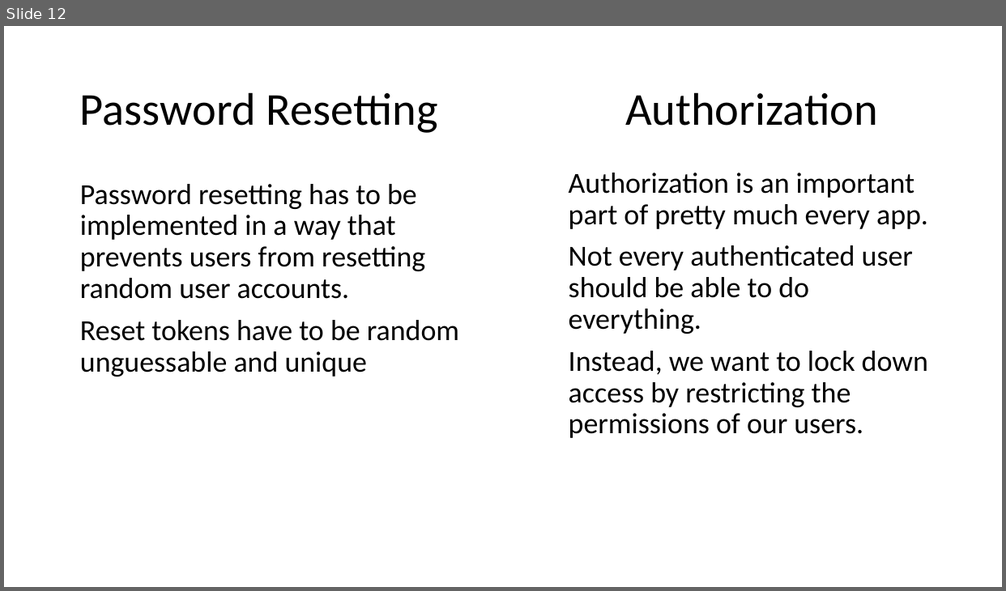
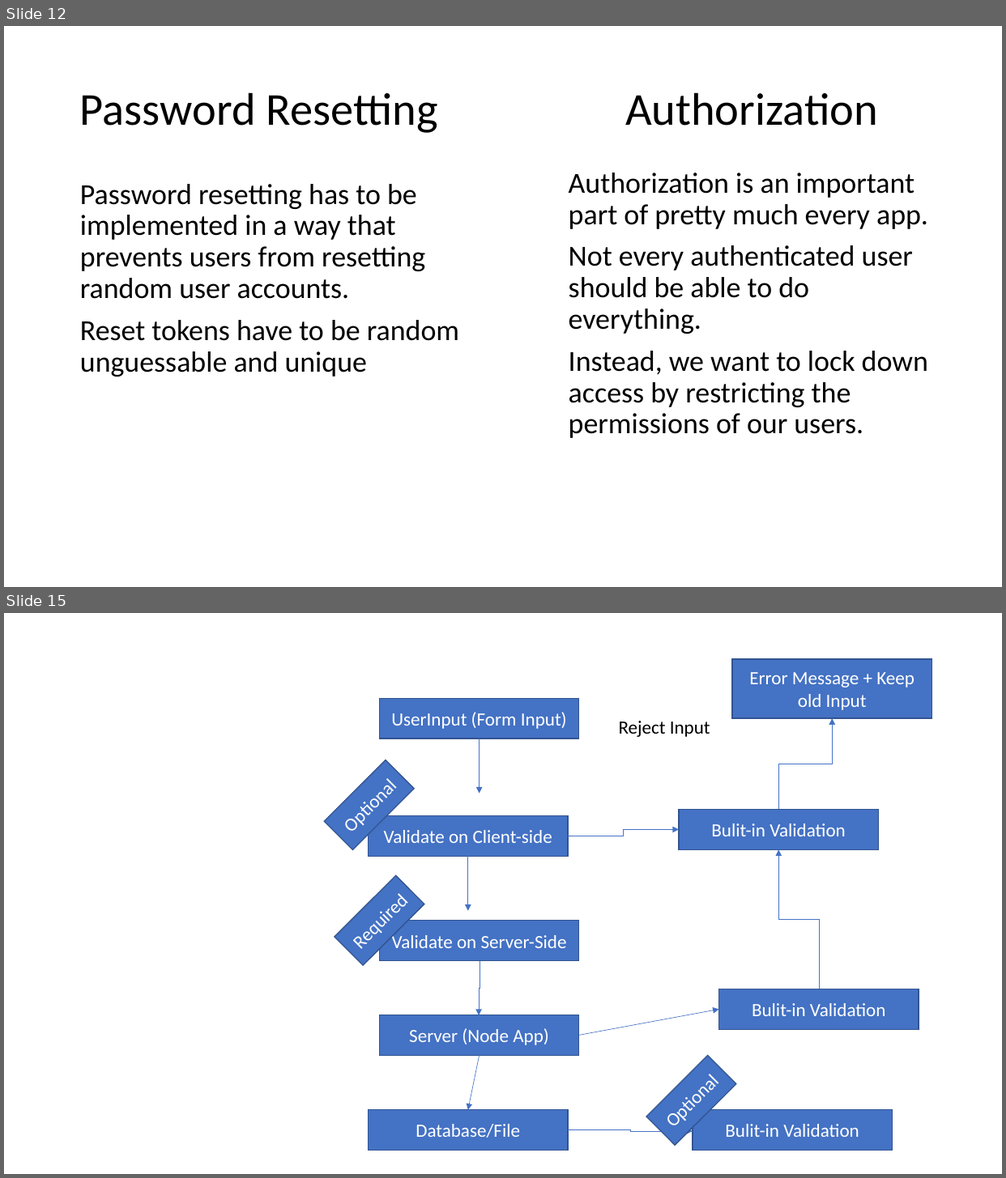
Before and after one commit to PiyushChaturvedii/batch03, a slide deck: Sessions & Cookies.pptx. Shown one above the other, each under a label of ours: slide 12 before the commit, slides 12 and 15 after it; the slides between them are not shown. The pictures are 1006x591 and 1006x1178 pixels, drawn with LibreOffice and Linux fonts; fonts in the diff are those of the drawing. Boxes give left, top, right and bottom in pixels: in the first picture for what was removed or moved away, otherwise in the second. Text is boxed around its words. In the diff, an @@ line names an element or a change of style, - is before the commit and + after.

```diff
--- a/Sessions & Cookies.pptx
+++ b/Sessions & Cookies.pptx
@@ slide 15 added at [4, 613, 1002, 1174], background #FFFFFF @@
@@ rectangle added at [732, 659, 932, 718], fill #4472C4, outline #325491 1 pt, 18 pt, text #FFFFFF @@
+Error Message + Keep old Input
@@ rectangle added at [380, 698, 580, 739], fill #4472C4, outline #325491 1 pt, 18 pt, text #FFFFFF @@
+UserInput (Form Input)
@@ text added at [619, 721, 710, 737], 18 pt, text #000000 @@
+Reject Input
@@ elbow arrow added from (779, 809) to (832, 718), #4472C4 0.5 pt @@
@@ arrow added from (479, 739) to (479, 794), #4472C4 0.5 pt @@
@@ rectangle added at [324, 760, 415, 850], fill #4472C4, outline #325491 1 pt, 18 pt, text #FFFFFF @@
+Optional
@@ rectangle added at [368, 815, 569, 856], fill #4472C4, outline #325491 1 pt, 18 pt, text #FFFFFF @@
+Validate on Client-side
@@ elbow arrow added from (568, 836) to (680, 829), #4472C4 0.5 pt @@
@@ rectangle added at [680, 809, 879, 850], fill #4472C4, outline #325491 1 pt, 18 pt, text #FFFFFF @@
+Bulit-in Validation
@@ elbow arrow added from (819, 990) to (779, 850), #4472C4 0.5 pt @@
@@ rectangle added at [334, 875, 425, 965], fill #4472C4, outline #325491 1 pt, 18 pt, text #FFFFFF @@
+Required
@@ arrow added from (468, 856) to (468, 911), #4472C4 0.5 pt @@
@@ rectangle added at [380, 921, 580, 961], fill #4472C4, outline #325491 1 pt, 18 pt, text #FFFFFF @@
+Validate on Server-Side
@@ elbow arrow added from (480, 962) to (479, 1016), #4472C4 0.5 pt @@
@@ rectangle added at [719, 990, 918, 1030], fill #4472C4, outline #325491 1 pt, 18 pt, text #FFFFFF @@
+Bulit-in Validation
@@ rectangle added at [380, 1015, 580, 1055], fill #4472C4, outline #325491 1 pt, 18 pt, text #FFFFFF @@
+Server (Node App)
@@ arrow added from (579, 1035) to (719, 1010), #4472C4 0.5 pt @@
@@ arrow added from (479, 1055) to (468, 1110), #4472C4 0.5 pt @@
@@ rectangle added at [646, 1055, 736, 1145], fill #4472C4, outline #325491 1 pt, 18 pt, text #FFFFFF @@
+Optional
@@ rectangle added at [368, 1110, 569, 1151], fill #4472C4, outline #325491 1 pt, 18 pt, text #FFFFFF @@
+Database/File
@@ rectangle added at [692, 1110, 893, 1151], fill #4472C4, outline #325491 1 pt, 18 pt, text #FFFFFF @@
+Bulit-in Validation
@@ elbow arrow added from (568, 1131) to (692, 1131), #4472C4 0.5 pt @@
```
Also in this commit, not shown: 3 other slides added, 41 other files.
